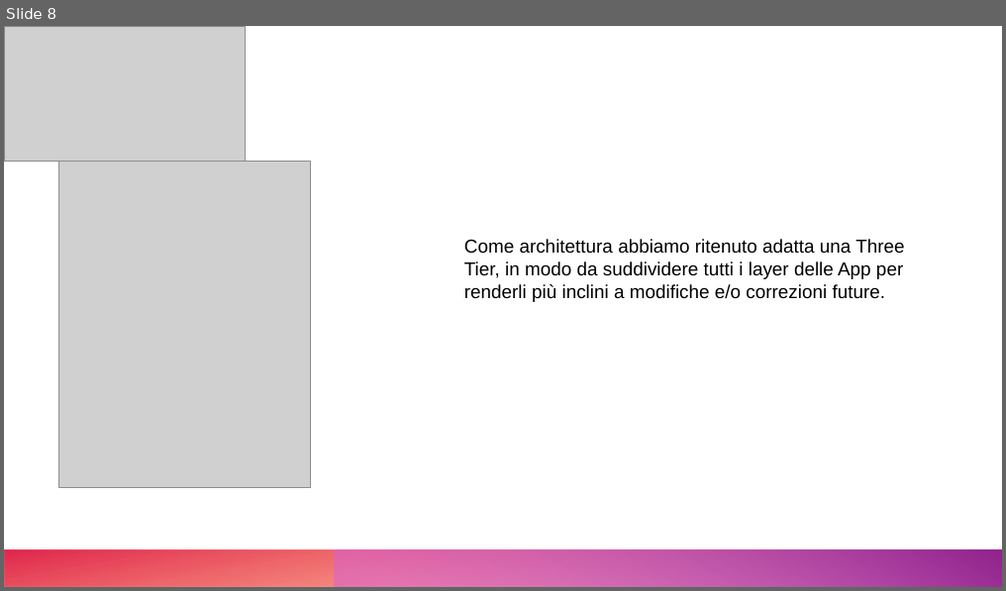
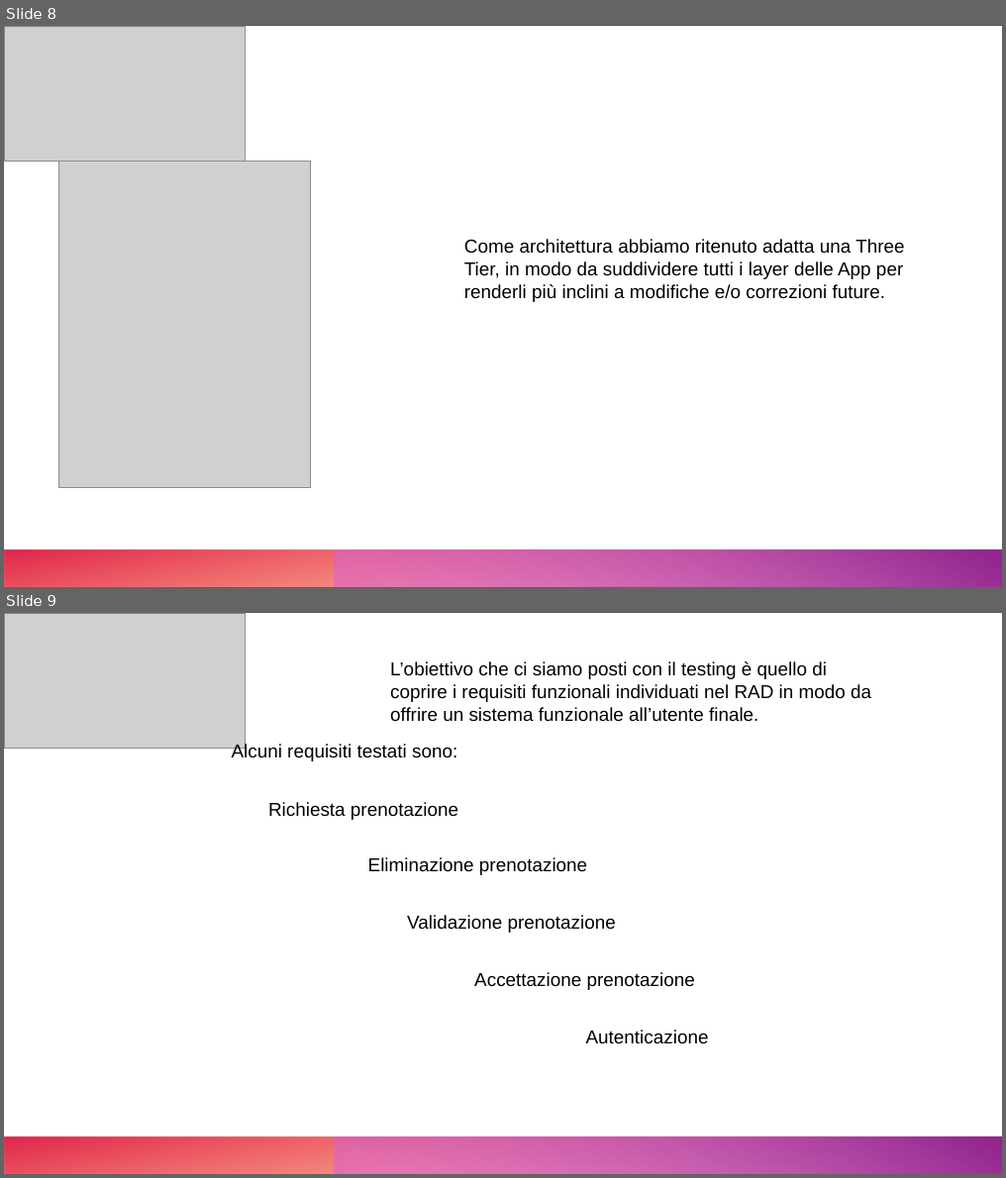
Before and after one commit to Givaa/MedQueue, a slide deck: NC12/Documenti/Presentazione NC12.pptx. Shown one above the other, each under a label of ours: slide 8 before the commit, slides 8 and 9 after it. The pictures are 1006x591 and 1006x1178 pixels, drawn with LibreOffice and Linux fonts; fonts in the diff are those of the drawing; grey boxes stand for pictures. Boxes give left, top, right and bottom in pixels: in the first picture for what was removed or moved away, otherwise in the second. Text is boxed around its words. In the diff, an @@ line names an element or a change of style, - is before the commit and + after.

```diff
--- a/NC12/Documenti/Presentazione NC12.pptx
+++ b/NC12/Documenti/Presentazione NC12.pptx
@@ slide 9 added at [4, 613, 1002, 1174], background #FFFFFF; not listed: 2 template elements that a slide beside it also shows @@
@@ picture added at [4, 613, 245, 749] @@
@@ text added at [390, 662, 871, 722], 18 pt, text #000000 @@
+L’obiettivo che ci siamo posti con il testing è quello di coprire i requisiti funzionali individuati nel RAD in modo da offrire un sistema funzionale all’utente finale.
@@ text added at [232, 744, 457, 761], 18 pt, text #000000 @@
+Alcuni requisiti testati sono:
@@ text added at [268, 802, 458, 820], 18 pt, text #000000 @@
+Richiesta prenotazione
@@ text added at [368, 858, 587, 875], 18 pt, text #000000 @@
+Eliminazione prenotazione
@@ text added at [407, 915, 616, 933], 18 pt, text #000000 @@
+Validazione prenotazione
@@ text added at [474, 972, 695, 990], 18 pt, text #000000 @@
+Accettazione prenotazione
@@ text added at [586, 1030, 709, 1045], 18 pt, text #000000 @@
+Autenticazione
```
Also in this commit, not shown: 2 slides changed, 2 other slides added, 1 slide removed.
